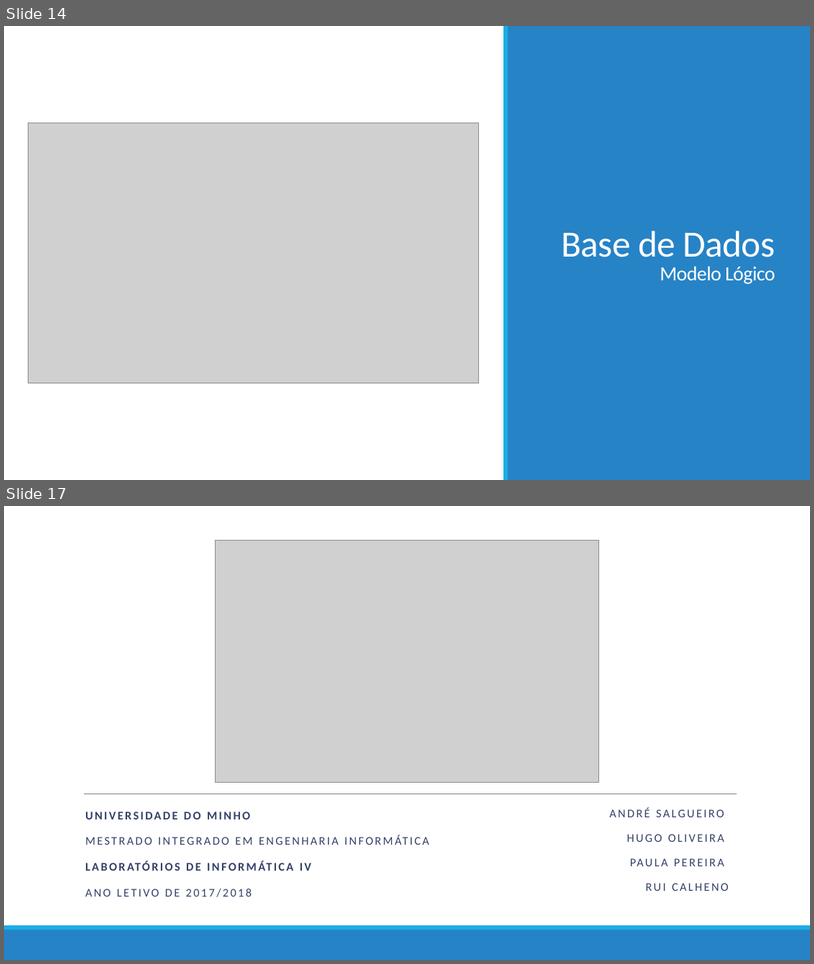
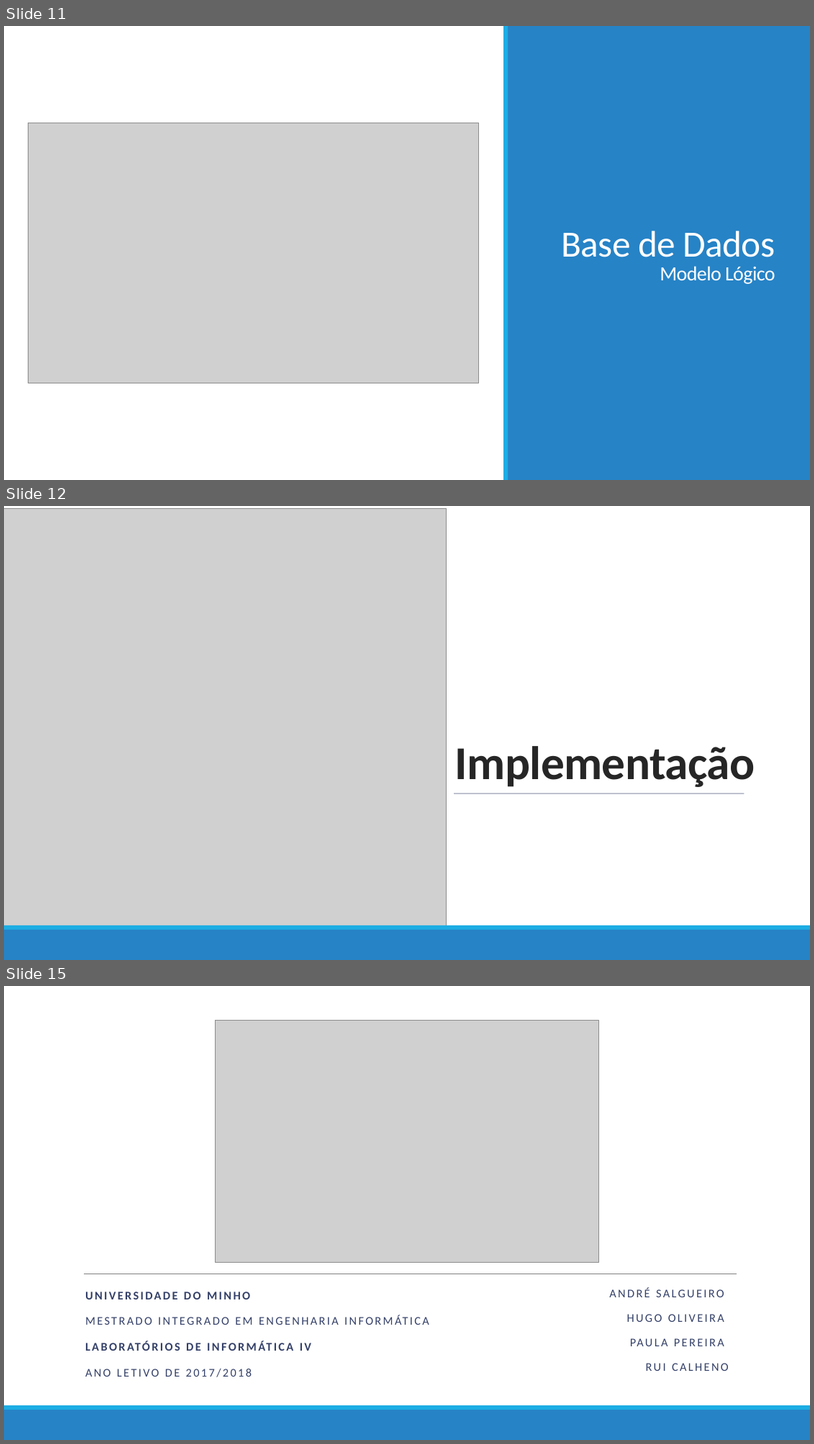
Before and after one commit to ruicalheno133/home-massage, a slide deck: Parte_III/Apresentação 3.pptx. Shown one above the other, each under a label of ours: slides 14 and 17 before the commit, slides 11, 12 and 15 after it; the slides between them are not shown. The pictures are 814x964 and 814x1444 pixels, drawn with LibreOffice and Linux fonts; fonts in the diff are those of the drawing; grey boxes stand for pictures. Boxes give left, top, right and bottom in pixels: in the first picture for what was removed or moved away, otherwise in the second. Text is boxed around its words. In the diff, an @@ line names an element or a change of style, - is before the commit and + after.

```diff
--- a/Parte_III/Apresentação 3.pptx
+++ b/Parte_III/Apresentação 3.pptx
@@ slide 12 added at (x1=4, y1=506, x2=810, y2=960), background #FFFFFF @@
@@ rectangle added at (x1=4, y1=506, x2=272, y2=960), fill #2683C6 @@
@@ rectangle added at (x1=4, y1=506, x2=810, y2=925), fill #FFFFFF @@
@@ picture added at (x1=4, y1=508, x2=447, y2=929) @@
@@ rectangle added at (x1=271, y1=506, x2=275, y2=960), fill #1CADE4 @@
@@ title added at (x1=455, y1=746, x2=756, y2=787), 56 pt, text #262626, bold @@
+Implementação
@@ line added from (454, 793) to (744, 793), #344068 0.5 pt @@
@@ rectangle added at (x1=4, y1=925, x2=810, y2=929), fill #1CADE4 @@
@@ rectangle added at (x1=4, y1=929, x2=810, y2=960), fill #2683C6 @@
@@ what was slide 14 is now slide 11 @@
@@ what was slide 17 is now slide 15 @@
```
Also in this commit, not shown: 4 slides changed, 3 other slides added, 6 slides removed.
